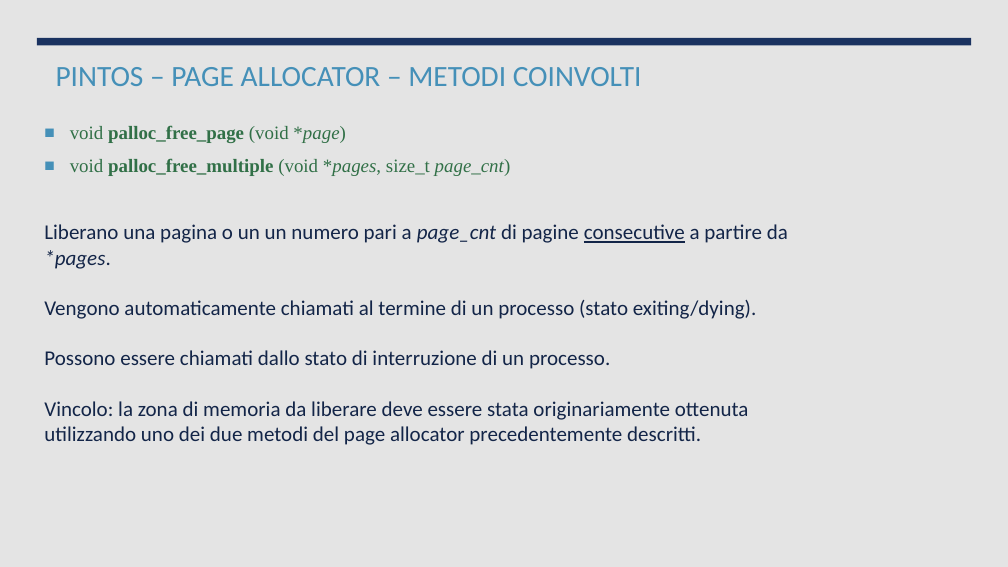
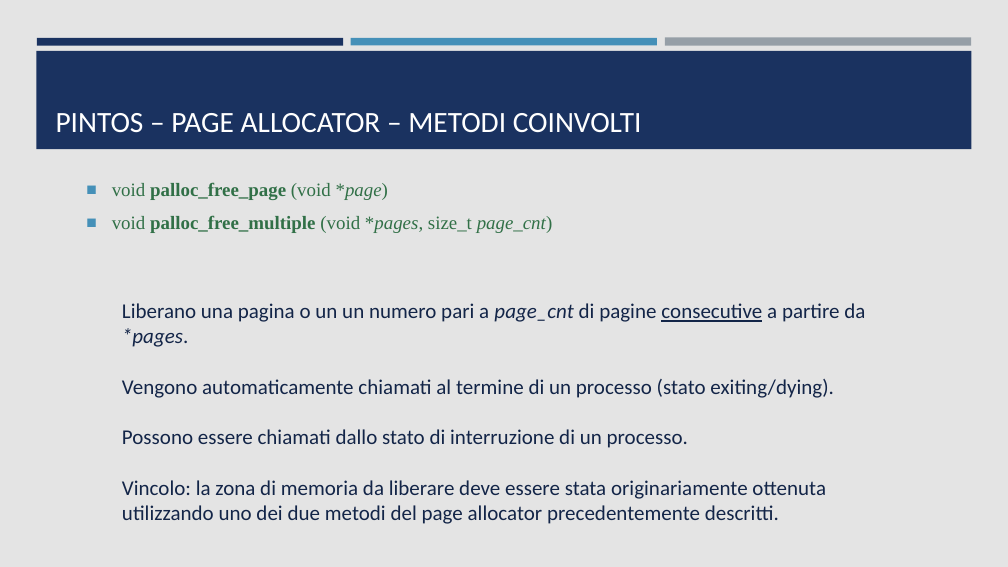
Before and after one commit to ProgrammazioneDiSistema2023-IA-ZZ/Group07, a slide deck: slide 6 of PintOS - Gestione Memoria.pptx (slide 5 before the commit). Drawn at 1008x567 pixels with LibreOffice and Linux fonts; fonts in the diff are those of the drawing. Boxes give left, top, right and bottom in pixels: in the first picture for what was removed or moved away, otherwise in the second. Text is boxed around its words. In the diff, an @@ line names an element or a change of style, - is before the commit and + after.

Commit message:
modified pptx background

```diff
--- a/PintOS - Gestione Memoria.pptx
+++ b/PintOS - Gestione Memoria.pptx
@@ background #EBEBEB to #E4E4E4 @@
@@ rectangle removed at box(0, 0, 1008, 567) @@
@@ rectangle added at box(36, 51, 972, 149), fill #1A3260 @@
@@ rectangle removed at box(37, 38, 972, 45) @@
@@ rectangle added at box(37, 38, 343, 45), fill #1A3260 @@
@@ title "PINTOS – PAGE ALLOCATOR – ..." at box(56, 113, 642, 133): text colour #4590B8 to #FFFFFF; vertical alignment top to bottom @@
@@ rectangle added at box(351, 38, 657, 45), fill #4590B8 @@
@@ rectangle added at box(665, 38, 971, 46), fill #969FA7 @@
@@ text "void palloc_free_page (void *page)": place and size @@
-text "void palloc_free_page (void *page)" at box(70, 125, 511, 176)
+text "void palloc_free_page (void *page)" at box(112, 182, 553, 233)
@@ text "Liberano una pagina o un ...": place and size @@
-text "Liberano una pagina o un ..." at box(44, 224, 788, 445)
+text "Liberano una pagina o un ..." at box(122, 303, 865, 524)
```
Also in this commit, not shown: 10 other slides changed, 2 slides added, 4 other files.
